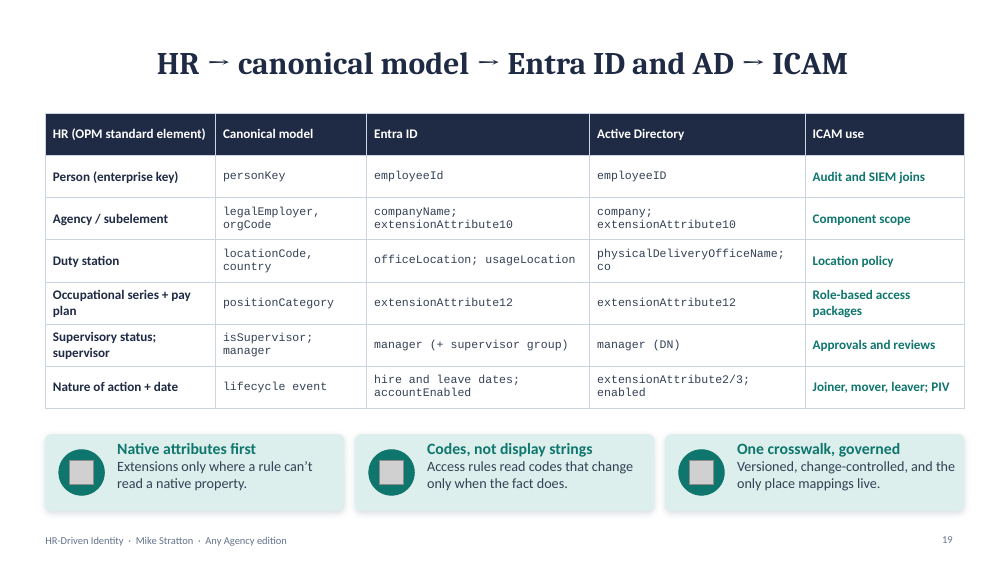
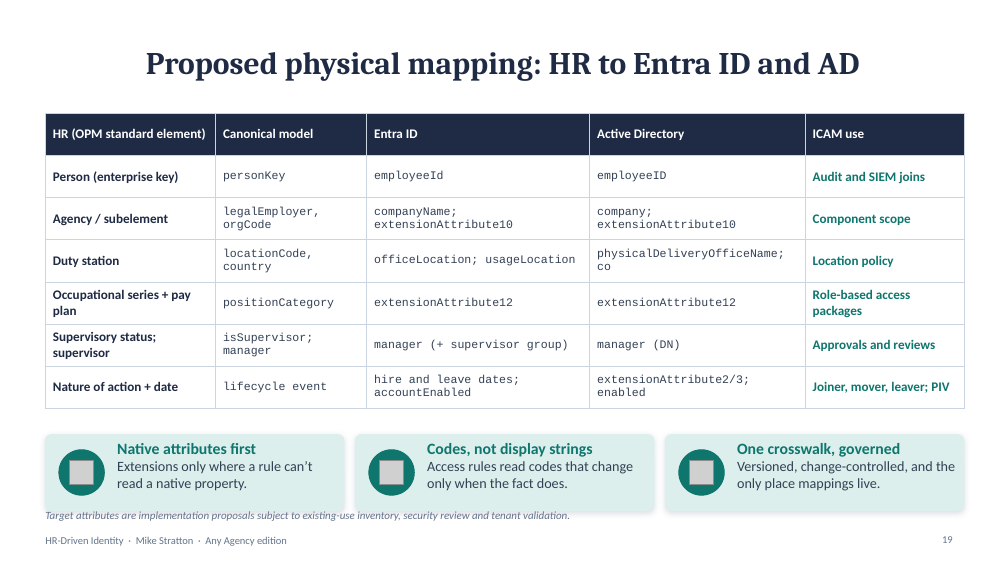
Before and after one commit to WhalerMike/modernization-workbook, a slide deck: slide 19 of presentations/hr-driven-identity-interview/HR_Driven_Identity_Exec_AnyAgency.pptx. Drawn at 1008x567 pixels with LibreOffice and Linux fonts; fonts in the diff are those of the drawing; grey boxes stand for pictures; background and template pictures are left out. Boxes give left, top, right and bottom in pixels: in the first picture for what was removed or moved away, otherwise in the second. Text is boxed around its words. In the diff, an @@ line names an element or a change of style, - is before the commit and + after.

```diff
--- a/presentations/hr-driven-identity-interview/HR_Driven_Identity_Exec_AnyAgency.pptx
+++ b/presentations/hr-driven-identity-interview/HR_Driven_Identity_Exec_AnyAgency.pptx
@@ title at (x1=146, y1=52, x2=859, y2=81): text changed @@
-HR → canonical model → Entra ID and AD → ICAM
+Proposed physical mapping: HR to Entra ID and AD
@@ text added at (x1=45, y1=511, x2=570, y2=521), 10.5 pt, text #64748B, italic @@
+Target attributes are implementation proposals subject to existing-use inventory, security review and tenant validation.
```
Also in this commit, not shown: 6 other slides changed, 22 other files.
